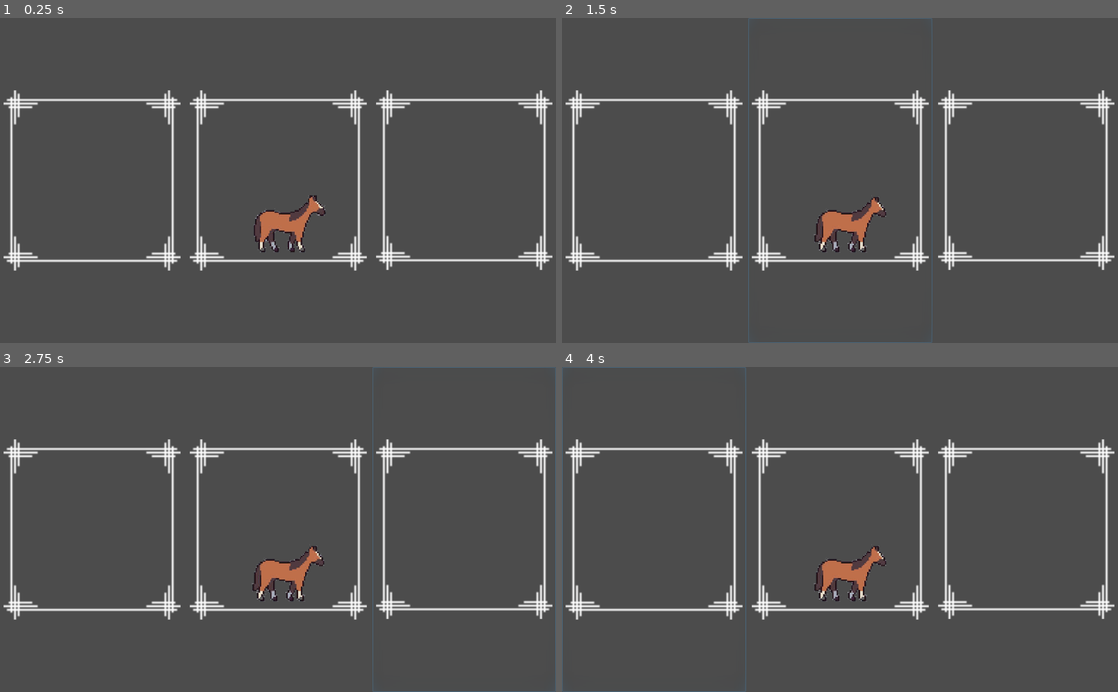
Above: before the commit, frames 1-4 (two rows, left to right).
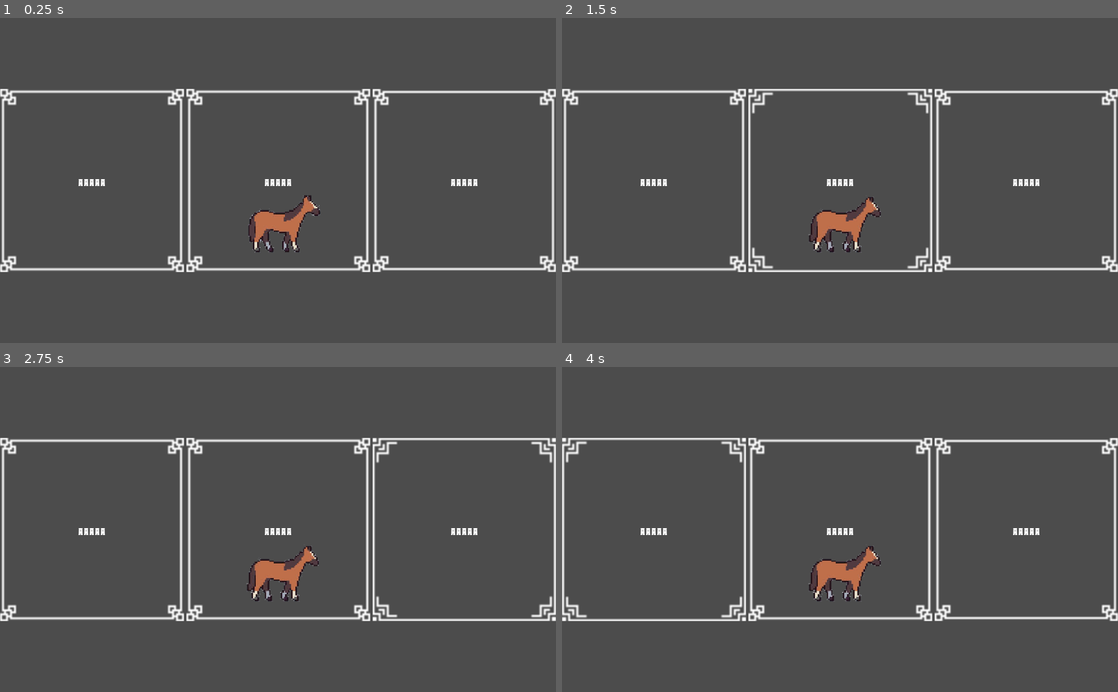
Above: after the commit, the same moments.

Repository: jandarm/Animal_race
Game: Godot game, scene res://Scenes/Menu_scene.tscn
Same seed, same stepped clock (60 frames per second), same inputs: the game is played once before the commit and once after it.
Inputs (mouse positions are in pixels of both pictures, inside the frame that each line leads up to):
- Up to frame 1 (0.25 s): no input
- Up to frame 2 (1.5 s): click (656, 180) at 0.5 s; click (840, 180) at 1.25 s
- Up to frame 3 (2.75 s): click (461, 529) at 2 s
- Up to frame 4 (4 s): click (840, 529) at 2.75 s; click (656, 529) at 3.5 s

The runs differ from the first frame. In frame 1, 11% of the frame differs, in the area x 0-100%, y 21-79%; in frame 2, 11%; in frame 3, 11%; in frame 4, 11%, in the area x 0-100%, y 0-100%.

Commit message:
Ничего особенного

Diff:
--- a/Scenes/Change_scene_button.tscn
+++ b/Scenes/Change_scene_button.tscn
@@ -1,18 +1,55 @@
-[gd_scene load_steps=4 format=2]
+[gd_scene load_steps=8 format=2]
 
+[ext_resource path="res://Assets/Capitalist.ttf" type="DynamicFontData" id=1]
 [ext_resource path="res://Scripts/chaning_scene.gd" type="Script" id=2]
 [ext_resource path="res://Assets/HUD/Кнопки.png" type="Texture" id=3]
 
-[sub_resource type="AtlasTexture" id=1]
+[sub_resource type="AtlasTexture" id=3]
 atlas = ExtResource( 3 )
-region = Rect2( 159, 14, 98, 100 )
+region = Rect2( 306, 146, 92, 92 )
 
-[node name="Button" type="Button"]
+[sub_resource type="AtlasTexture" id=4]
+atlas = ExtResource( 3 )
+region = Rect2( 17, 17, 94, 94 )
+
+[sub_resource type="AtlasTexture" id=5]
+atlas = ExtResource( 3 )
+region = Rect2( 19, 275, 90, 90 )
+
+[sub_resource type="DynamicFont" id=2]
+resource_local_to_scene = true
+font_data = ExtResource( 1 )
+
+[node name="Button" type="TextureButton"]
 margin_right = 149.0
 margin_bottom = 156.0
-icon = SubResource( 1 )
-flat = true
-expand_icon = true
+grow_horizontal = 2
+grow_vertical = 2
+focus_mode = 0
+mouse_default_cursor_shape = 2
+texture_normal = SubResource( 3 )
+texture_pressed = SubResource( 4 )
+texture_hover = SubResource( 5 )
+expand = true
+stretch_mode = 5
 script = ExtResource( 2 )
 
+[node name="Label" type="Label" parent="."]
+anchor_left = 0.5
+anchor_top = 0.5
+anchor_right = 0.5
+anchor_bottom = 0.5
+margin_left = -55.5
+margin_top = -11.0
+margin_right = 53.5
+margin_bottom = 16.0
+size_flags_horizontal = 7
+size_flags_vertical = 7
+custom_fonts/font = SubResource( 2 )
+text = "ААААА"
+align = 1
+valign = 1
+autowrap = true
+uppercase = true
+
 [connection signal="pressed" from="." to="." method="_on_Button_pressed"]
--- a/Scenes/Menu_scene.tscn
+++ b/Scenes/Menu_scene.tscn
@@ -14,24 +14,24 @@
 
 [node name="btn_settings" parent="." instance=ExtResource( 1 )]
 margin_right = 338.0
-margin_bottom = 600.0
+margin_bottom = 596.0
 size_flags_horizontal = 3
 size_flags_vertical = 3
-clip_text = true
 
 [node name="btn_play" parent="." instance=ExtResource( 1 )]
 margin_left = 342.0
 margin_right = 680.0
-margin_bottom = 600.0
+margin_bottom = 596.0
 size_flags_horizontal = 3
 size_flags_vertical = 3
+stretch_mode = 5
 
 [node name="btn_exit" parent="." instance=ExtResource( 1 )]
 margin_left = 684.0
 margin_right = 1022.0
-margin_bottom = 600.0
+margin_bottom = 596.0
 size_flags_horizontal = 3
 size_flags_vertical = 3
 
 [node name="Animal_sprite" parent="." instance=ExtResource( 2 )]
-position = Vector2( 525, 392 )
+position = Vector2( 515, 392 )
Binary file added: Assets/Advokat Modern.ttf
Binary file added: Assets/Capitalist.ttf
